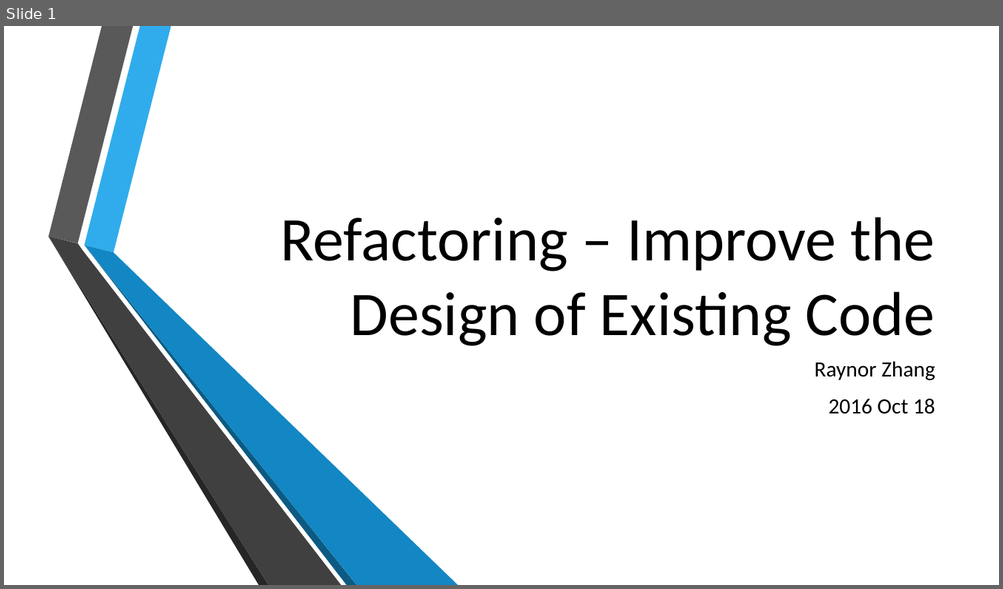
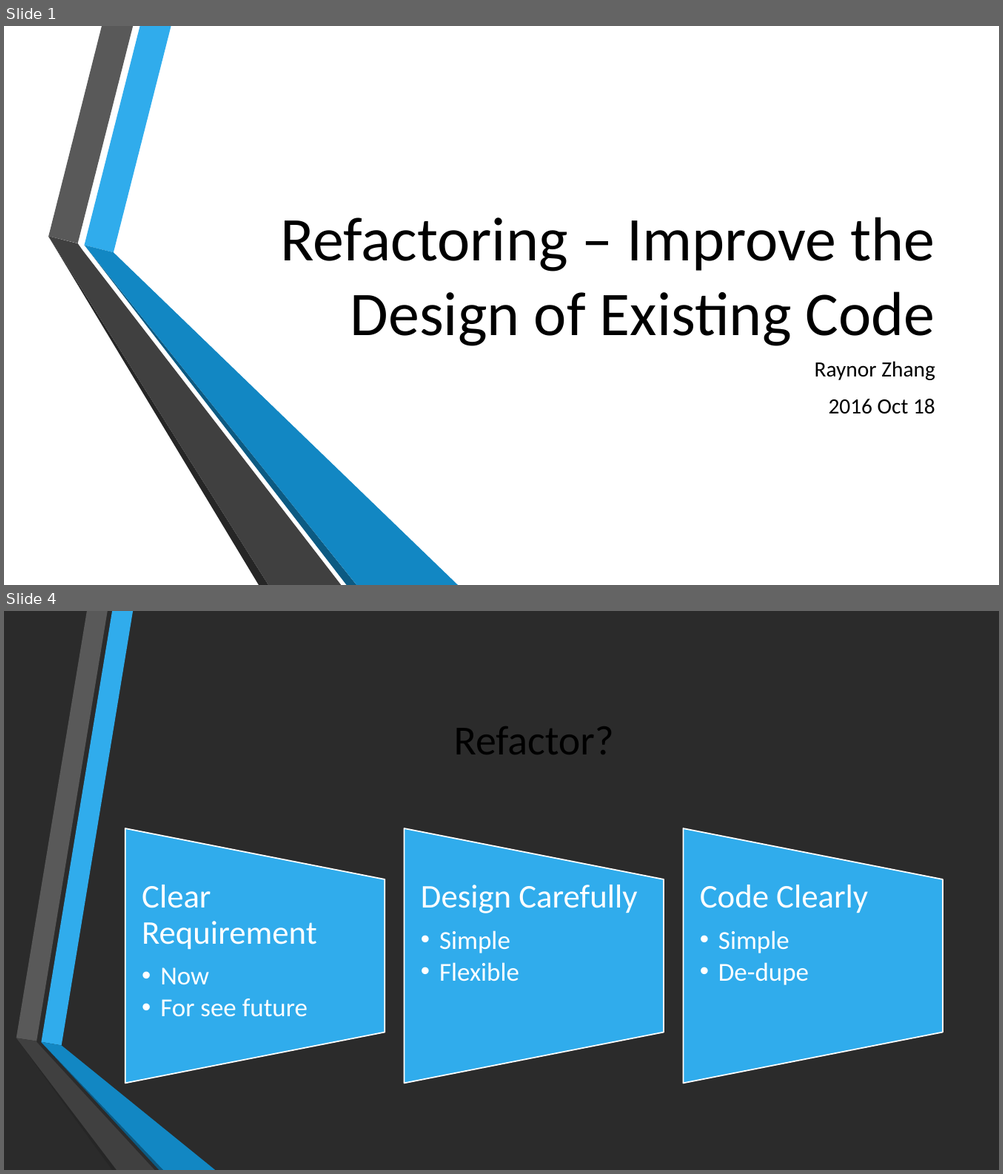
Before and after one commit to zhangyun/sharings, a slide deck: Refactoring - Java/Refactoring.pptx. Shown one above the other, each under a label of ours: slide 1 before the commit, slides 1 and 4 after it; the slides between them are not shown. The pictures are 1003x589 and 1003x1174 pixels, drawn with LibreOffice and Linux fonts; fonts in the diff are those of the drawing; background and template pictures are left out; a plain dark background stands for a picture behind light text. Boxes give left, top, right and bottom in pixels: in the first picture for what was removed or moved away, otherwise in the second. Text is boxed around its words. In the diff, an @@ line names an element or a change of style, - is before the commit and + after.

Commit message:
Some work on ppt.

```diff
--- a/Refactoring - Java/Refactoring.pptx
+++ b/Refactoring - Java/Refactoring.pptx
@@ slide 4 added at (x1=4, y1=611, x2=999, y2=1170), background picture (left out) @@
@@ title added at (x1=454, y1=726, x2=614, y2=755), 40 pt, text #000000 @@
+Refactor?
@@ group added at (x1=125, y1=829, x2=942, y2=1084): 3 flow chart manual operations, 3 texts @@
+Clear Requirement
+  •• Now
+  •• For see future
+Design Carefully
+  •• Simple
+  •• Flexible
+Code Clearly
+  •• Simple
+  •• De-dupe
@@ group added at (x1=16, y1=611, x2=215, y2=1170): 6 freeform shapes @@
```
Also in this commit, not shown: 3 other slides added.
